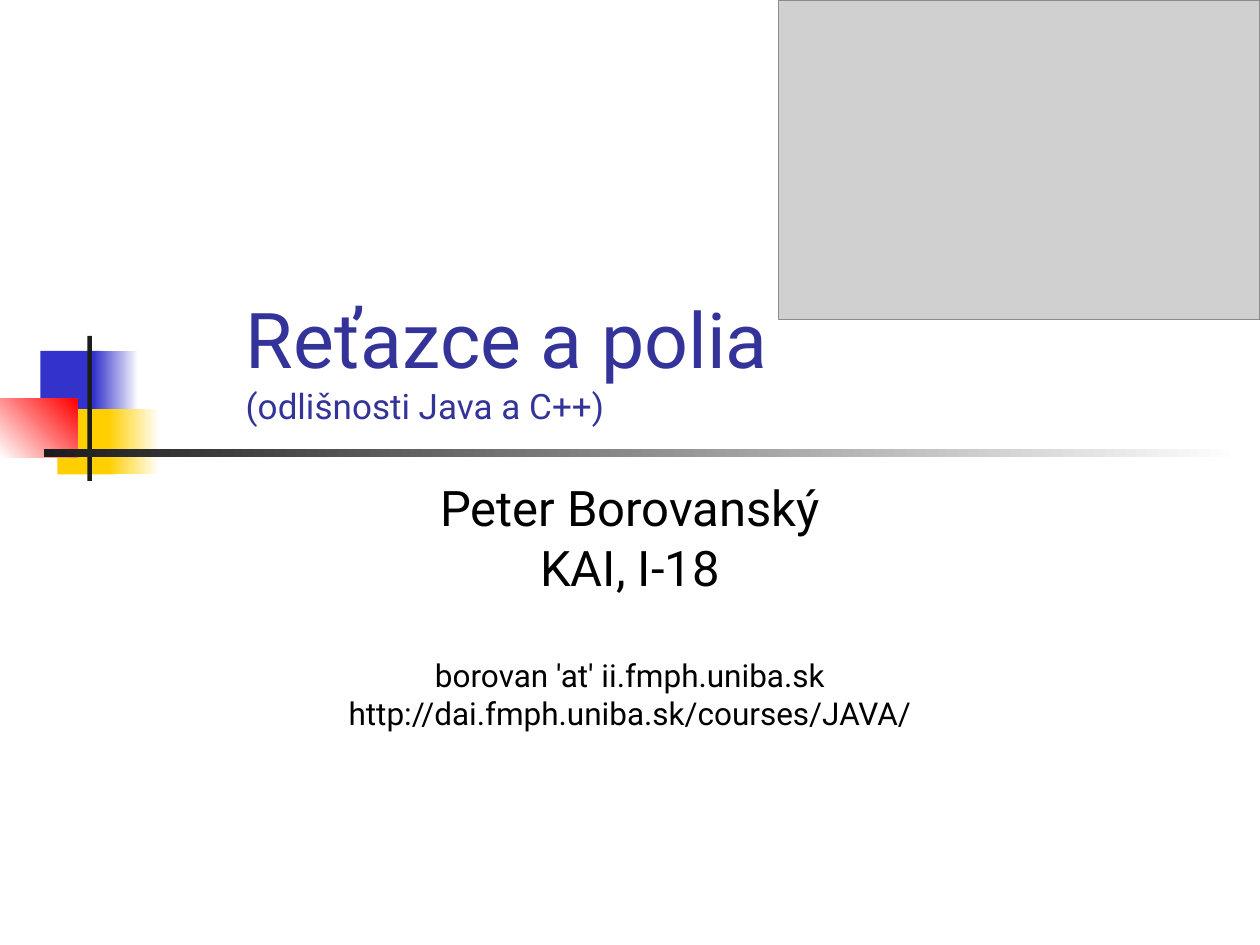
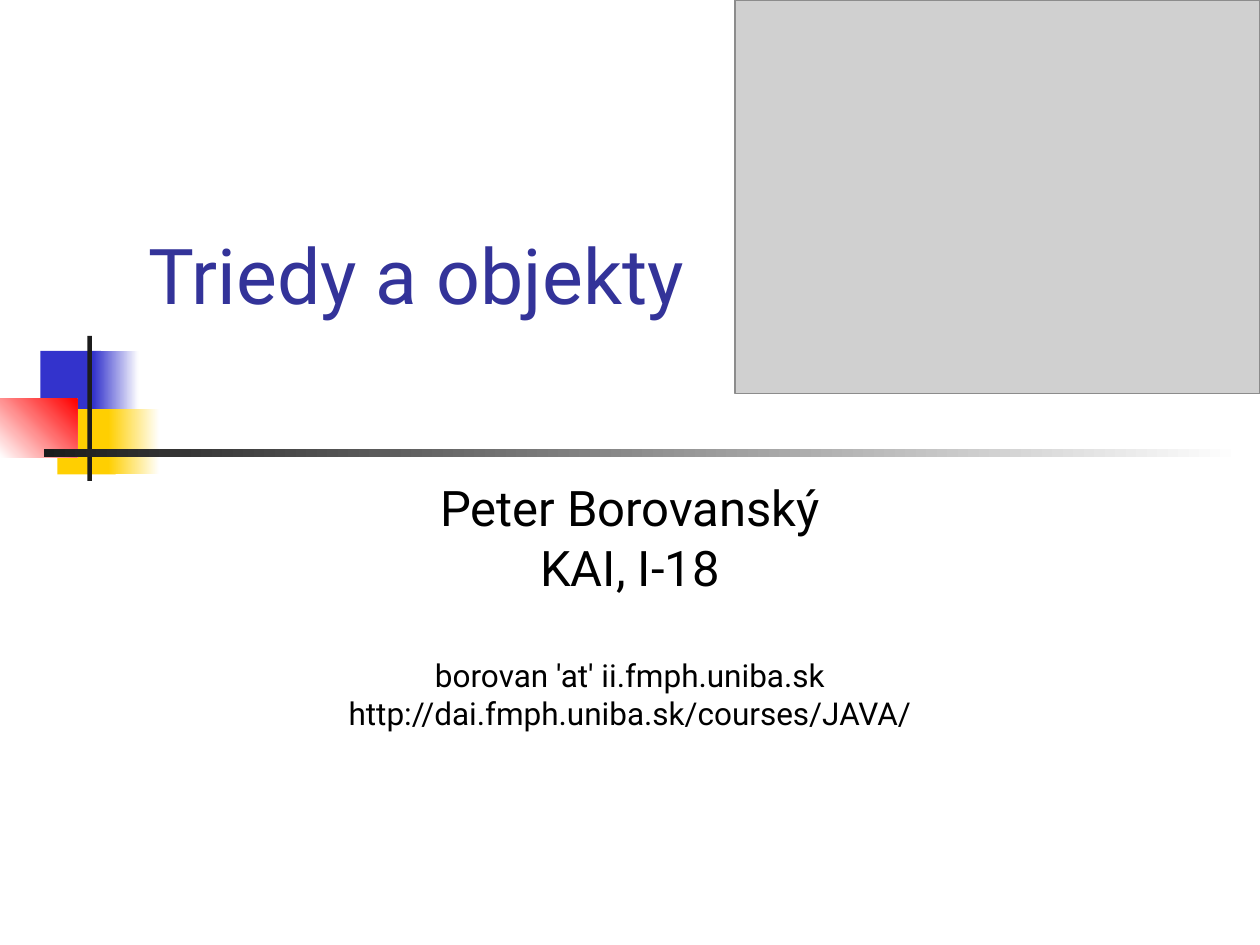
Before and after one commit to Programovanie4/Prednasky, a slide deck: slide 1 of 02/02_java.ppt (slide 10 before the commit). Drawn at 1260x945 pixels with LibreOffice and Linux fonts; fonts in the diff are those of the drawing; grey boxes stand for pictures. Boxes give left, top, right and bottom in pixels: in the first picture for what was removed or moved away, otherwise in the second. Text is boxed around its words. In the diff, an @@ line names an element or a change of style, - is before the commit and + after.

```diff
--- a/02/02_java.ppt
+++ b/02/02_java.ppt
@@ picture: place and size @@
-picture at <box>779,0,1260,320</box>
+picture at <box>735,0,1260,394</box>
@@ title added at <box>148,246,684,321</box>, 44 pt, text #333399 @@
+Triedy a objekty
@@ title removed at <box>246,305,767,427</box> @@
-Reťazce a polia
-(odlišnosti Java a C++)
```
Also in this commit, not shown: 3 other slides changed, 43 slides added, 64 slides removed, 6 other files.
